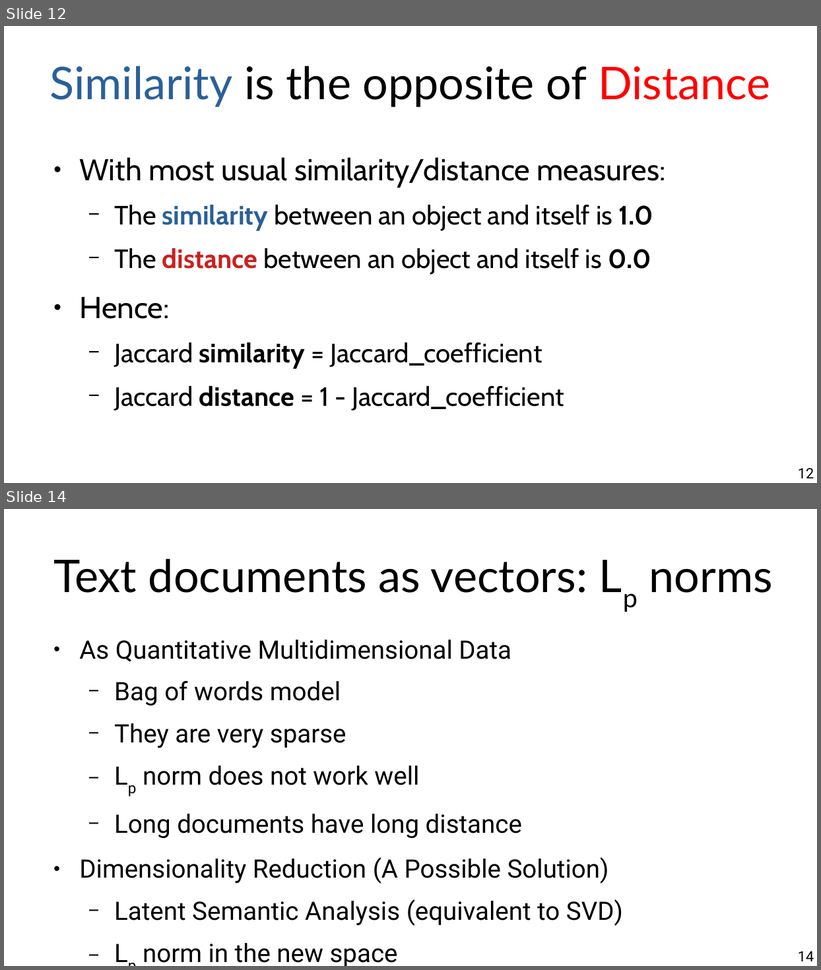
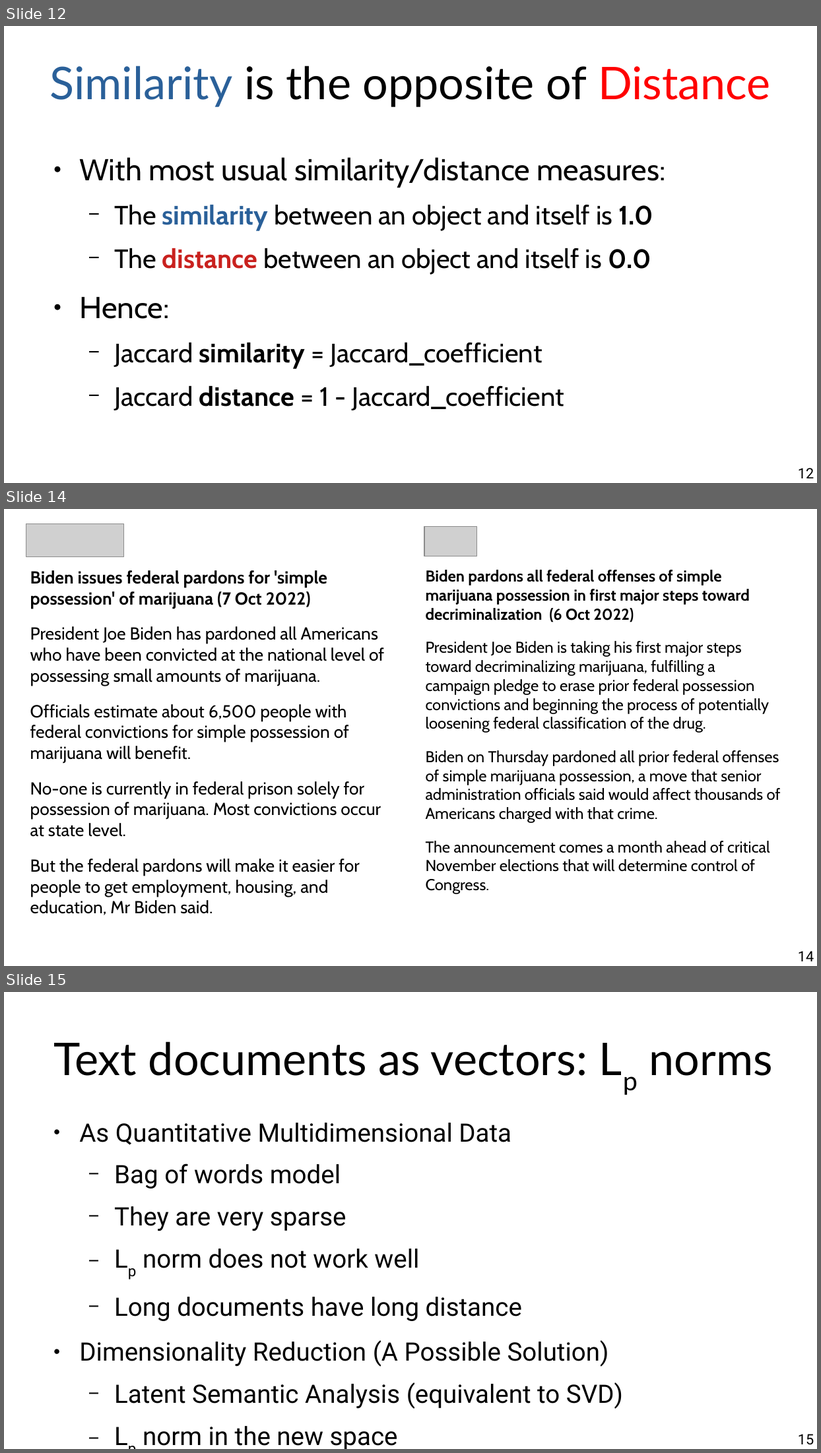
Before and after one commit to marco-calautti/data-mining-course, a slide deck: theory/odp/tt07_sim_beyond_numerical.odp. Shown one above the other, each under a label of ours: slides 12 and 14 before the commit, slides 12, 14 and 15 after it; the slides between them are not shown. The pictures are 821x970 and 821x1453 pixels, drawn with LibreOffice and Linux fonts; fonts in the diff are those of the drawing; grey boxes stand for pictures. Boxes give left, top, right and bottom in pixels: in the first picture for what was removed or moved away, otherwise in the second. Text is boxed around its words. In the diff, an @@ line names an element or a change of style, - is before the commit and + after.

```diff
--- a/theory/odp/tt07_sim_beyond_numerical.odp
+++ b/theory/odp/tt07_sim_beyond_numerical.odp
@@ slide 14 added at [4,509,817,966], background #FFFFFF @@
@@ picture added at [26,524,123,557] @@
@@ picture added at [424,527,477,557] @@
@@ text added at [30,570,384,916], 17.1 pt, text #000000 @@
+Biden issues federal pardons for 'simple possession' of marijuana (7 Oct 2022)
+President Joe Biden has pardoned all Americans who have been convicted at the national level of possessing small amounts of marijuana.
+Officials estimate about 6,500 people with federal convictions for simple possession of marijuana will benefit.
+No-one is currently in federal prison solely for possession of marijuana. Most convictions occur at state level.
+But the federal pardons will make it easier for people to get employment, housing, and education, Mr Biden said.
@@ text added at [426,570,781,894], 15.4 pt, text #000000 @@
+Biden pardons all federal offenses of simple marijuana possession in first major steps toward decriminalization (6 Oct 2022)
+President Joe Biden is taking his first major steps toward decriminalizing marijuana, fulfilling a campaign pledge to erase prior federal possession convictions and beginning the process of potentially loosening federal classification of the drug.
+Biden on Thursday pardoned all prior federal offenses of simple marijuana possession, a move that senior administration officials said would affect thousands of Americans charged with that crime.
+The announcement comes a month ahead of critical November elections that will determine control of Congress.
@@ page number added at [798,951,814,962], 14 pt, text #000000 @@
+14
@@ what was slide 14 is now slide 15 @@
@@ page number at [798,1434,814,1445]: text changed @@
-14
+15
```
Also in this commit, not shown: 16 slides changed, 1 other slide added, 1 other file.
